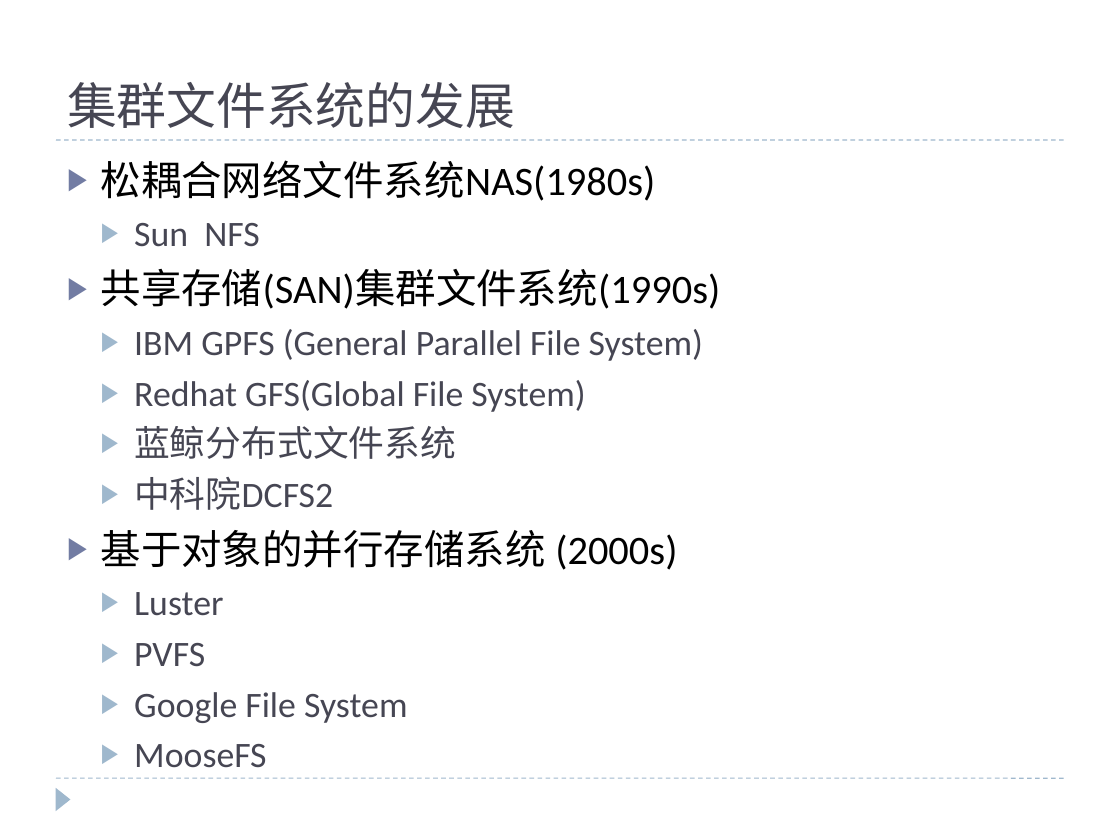
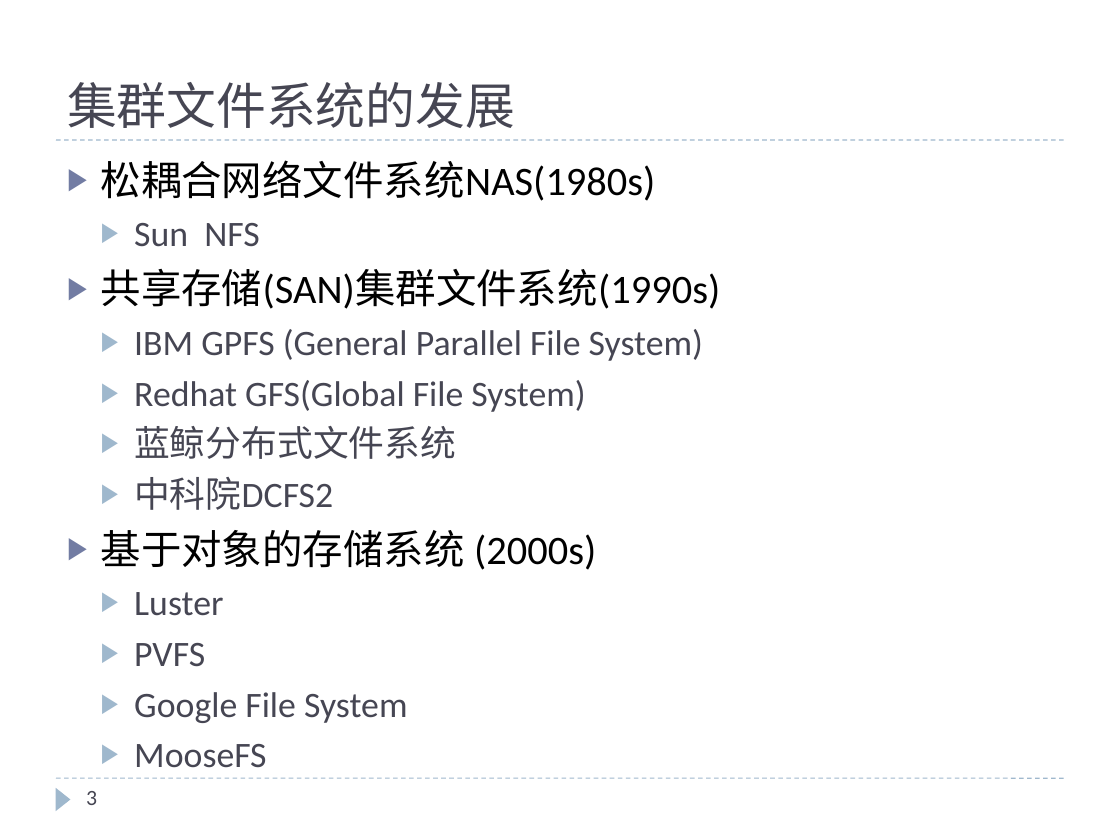
Before and after one commit to cheliequan/idning-paper, a slide deck: slide 3 of draft/MDS集群.pptx. Drawn at 1120x840 pixels with LibreOffice and Linux fonts; fonts in the diff are those of the drawing. Boxes give left, top, right and bottom in pixels: in the first picture for what was removed or moved away, otherwise in the second. Text is boxed around its words. In the diff, an @@ line names an element or a change of style, - is before the commit and + after.

```diff
--- a/draft/MDS集群.pptx
+++ b/draft/MDS集群.pptx
@@ text at [101,530,596,570]: text changed @@
-▶ 基于对象的并行存储系统 (2000s)
+▶ 基于对象的存储系统 (2000s)
@@ page number added at [86,791,97,805], 14 pt, text #464653 @@
+3
```
Also in this commit, not shown: 18 other slides changed, 1 slide added, 2 other files.
